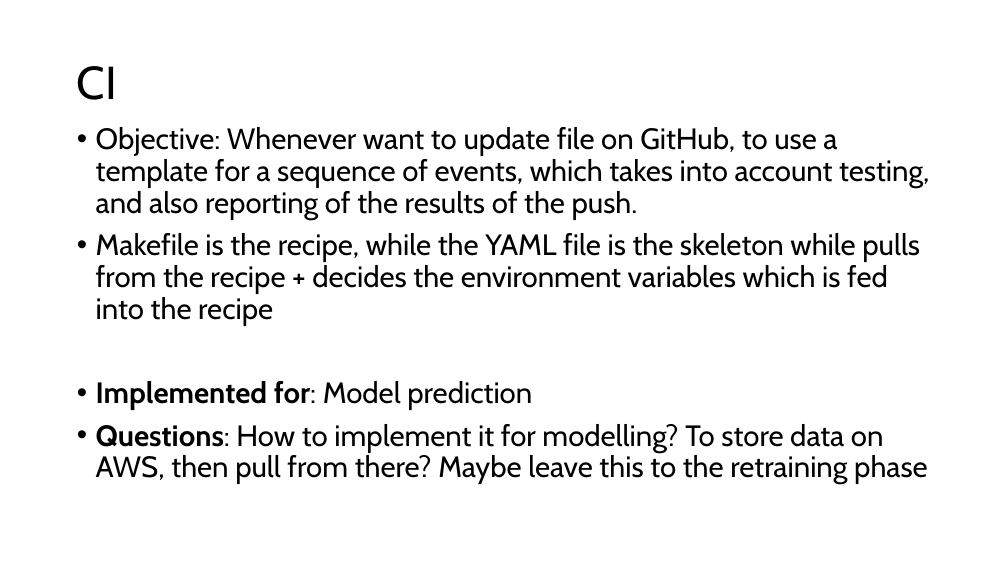
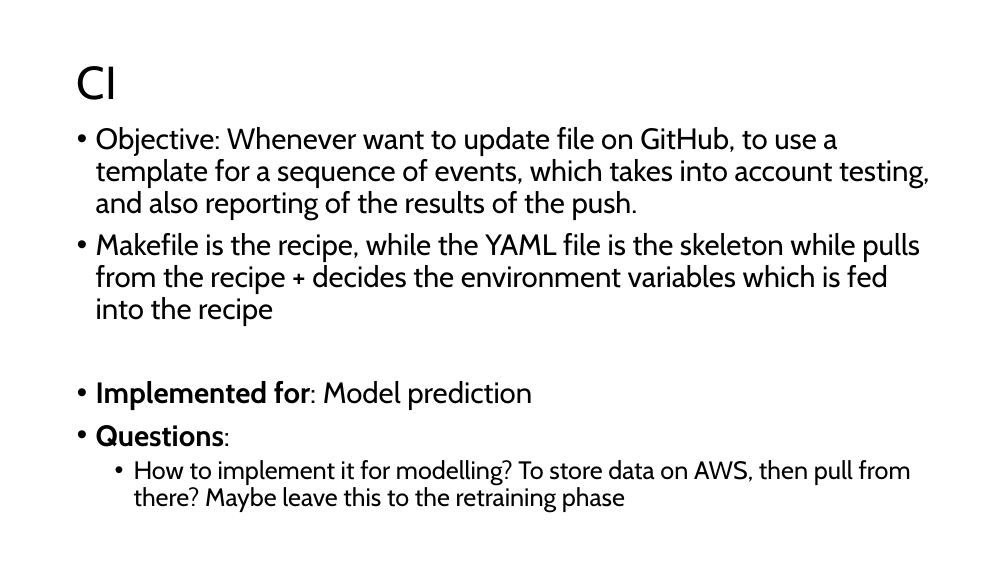
Before and after one commit to ziyu-toh/hdb-resale-prediction, a slide deck: slide 6 of docs/Architecture Overview.pptx. Drawn at 1008x567 pixels with LibreOffice and Linux fonts; fonts in the diff are those of the drawing. Boxes give left, top, right and bottom in pixels: in the first picture for what was removed or moved away, otherwise in the second. Text is boxed around its words. In the diff, an @@ line names an element or a change of style, - is before the commit and + after.

```diff
--- a/docs/Architecture Overview.pptx
+++ b/docs/Architecture Overview.pptx
@@ text at (x1=96, y1=425, x2=911, y2=512): text changed; size 28 to 24 pt @@
-• Questions: How to implement it for modelling? To store data on AWS, then pull from there? Maybe leave this to the retraining phase
+• Questions:
+  • How to implement it for modelling? To store data on AWS, then pull from there? Maybe leave this to the retraining phase
```
Also in this commit, not shown: 1 slide added, 4 other files.
